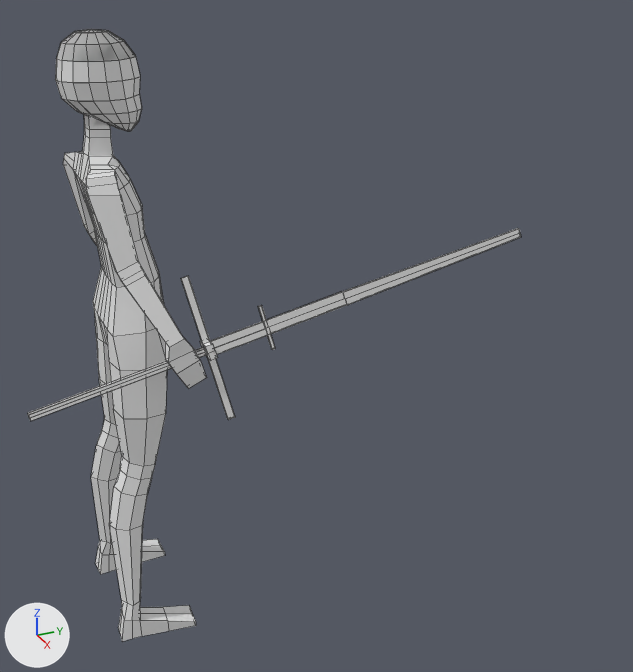
Before and after pictures for a commit that changed the FBX model Assets/Art/MeleeFighter/ManeuinVer/exported-manequin-rigify.fbx.
Camera for both pictures: a 50 mm camera at (2.34, -0.43, 1.98) aimed at (0.04, 0.61, 0.83). The axes (+X, +Y, +Z) are drawn at lower left. The lights are the same throughout. Mesh edges are drawn as thin lines. Where no turn or scale is listed for an object, it has been applied to the vertices.

Before the edit, the objects in view are built like this:
```python
me_cube_001 = bpy.data.meshes.new('Cube.001')
me_cube_001.from_pydata(...)  # 142 vertices, 148 faces; spans x -2071.0..2071.0, y -54.0..146.0, z -904.0..904.0
me_manequin_001 = bpy.data.meshes.new('Manequin.001')
me_manequin_001.from_pydata(...)  # 626 vertices, 647 faces; spans x -0.3..0.3, y -0.12..0.17, z -0.01..1.76
ob_manequin = bpy.data.objects.new('Manequin', me_manequin_001)
ob_manequin.location = (0.0, 0.0, 0.0)
ob_sword = bpy.data.objects.new('sword', me_cube_001)
ob_sword.location = (0.271, 0.185, 0.963)
ob_sword.rotation_euler = (-2.363, 1.276, 0.74)  # degrees (-135, 73, 42)
ob_sword.scale = (-0.0001, -0.009, -0.00004)
```
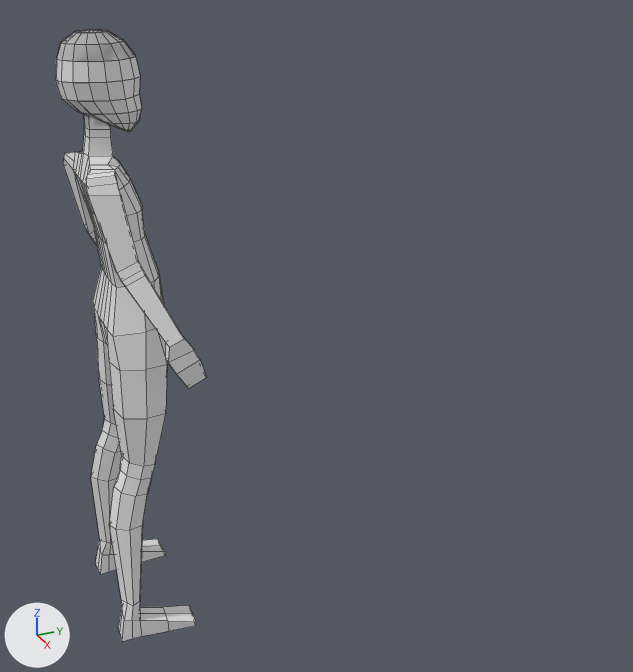
Where the change shows, as pixel boxes (x1, y1, x2, y2) in the pictures (633 x 672 px):
'sword', deleted
    before: (28, 228, 521, 421)

What changed in the scene script:
```text
Remove ob_sword:
    ob_sword = bpy.data.objects.new('sword', me_cube_001)
    ob_sword.location = (0.271, 0.185, 0.963)
    ob_sword.rotation_euler = (-2.363, 1.276, 0.74)  # degrees (-135, 73, 42)
    ob_sword.scale = (-0.0001, -0.009, -0.00004)
```
